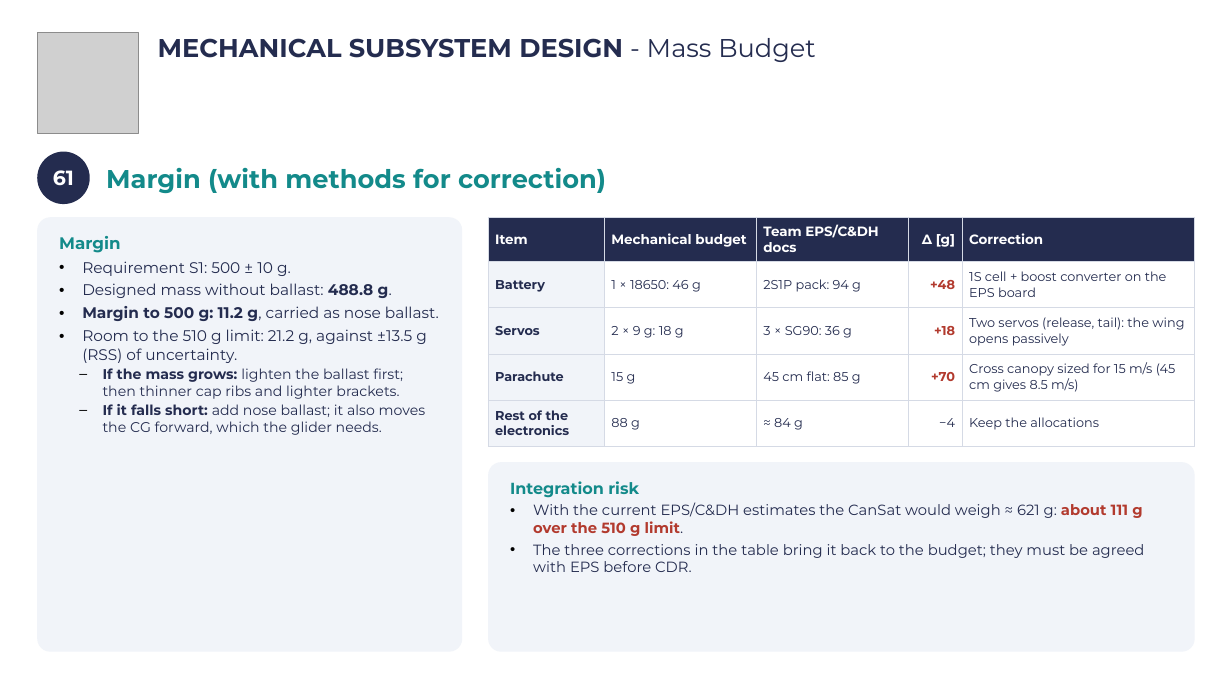
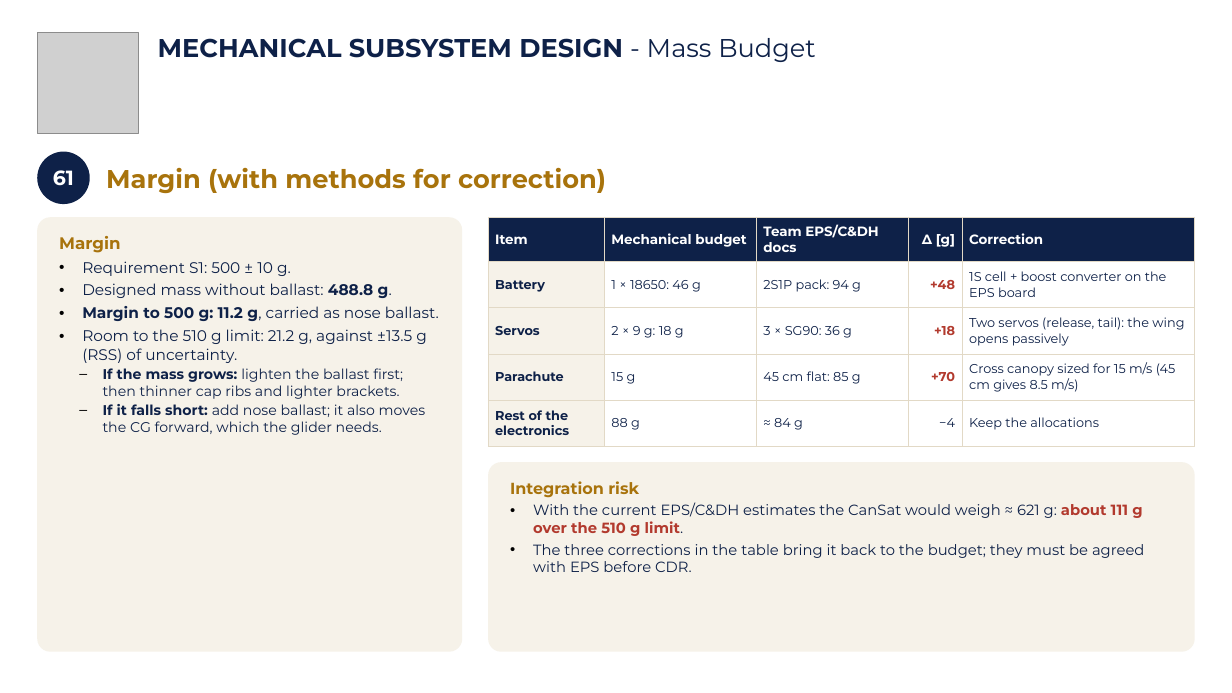
Before and after one commit to Caetano18/proyecto, a slide deck: slide 64 of cansat_pdr/laminas_plantilla/CanSat_PDR_Hermes_mecanica.pptx. Drawn at 1232x693 pixels with LibreOffice and Linux fonts; fonts in the diff are those of the drawing; grey boxes stand for pictures; background and template pictures are left out. Boxes give left, top, right and bottom in pixels: in the first picture for what was removed or moved away, otherwise in the second. Text is boxed around its words. In the diff, an @@ line names an element or a change of style, - is before the commit and + after.

```diff
--- a/cansat_pdr/laminas_plantilla/CanSat_PDR_Hermes_mecanica.pptx
+++ b/cansat_pdr/laminas_plantilla/CanSat_PDR_Hermes_mecanica.pptx
@@ text "MECHANICAL SUBSYSTEM DESIGN - Mass ..." at [158, 38, 816, 62]: text colour #242C4F to #0E2148 @@
@@ ellipse "61" at [37, 152, 90, 204]: fill #242C4F to #0E2148 @@
@@ text "Margin (with methods for correction)" at [106, 167, 606, 194]: text colour #138A8A to #A8730C @@
@@ rounded rectangle "Margin" at [37, 217, 462, 652]: text colour #138A8A to #A8730C in "Margin"; text colour #242C4F to #0E2148; fill #F1F4F9 to #F6F2E9 @@
@@ table at [488, 217, 1196, 446] @@
@@ fill #242C4F to #0E2148 in row 1 @@
@@ fill #F1F4F9 to #F6F2E9 in 4 cells @@
@@ text colour #242C4F to #0E2148 in "Battery", "1 × 18650: 46 g", "2S1P pack: 94 g", "1S cell + boost converter on the ..." and 13 more places @@
@@ borders changed @@
@@ rounded rectangle "Integration risk" at [488, 462, 1195, 652]: text colour #138A8A to #A8730C in "Integration risk"; text colour #242C4F to #0E2148 in "With the current EPS/C&DH estimates the CanSat ...", "The three corrections in the table bring ..."; fill #F1F4F9 to #F6F2E9 @@
```
Also in this commit, not shown: 104 other slides changed, 10 other files.
